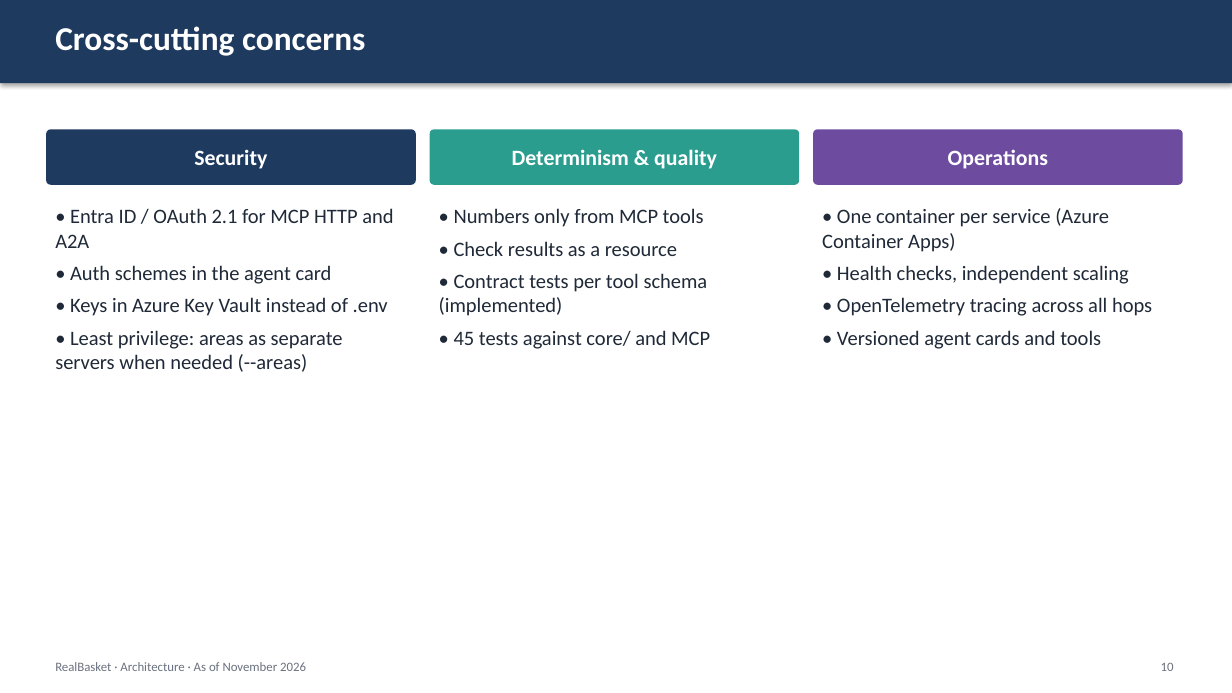
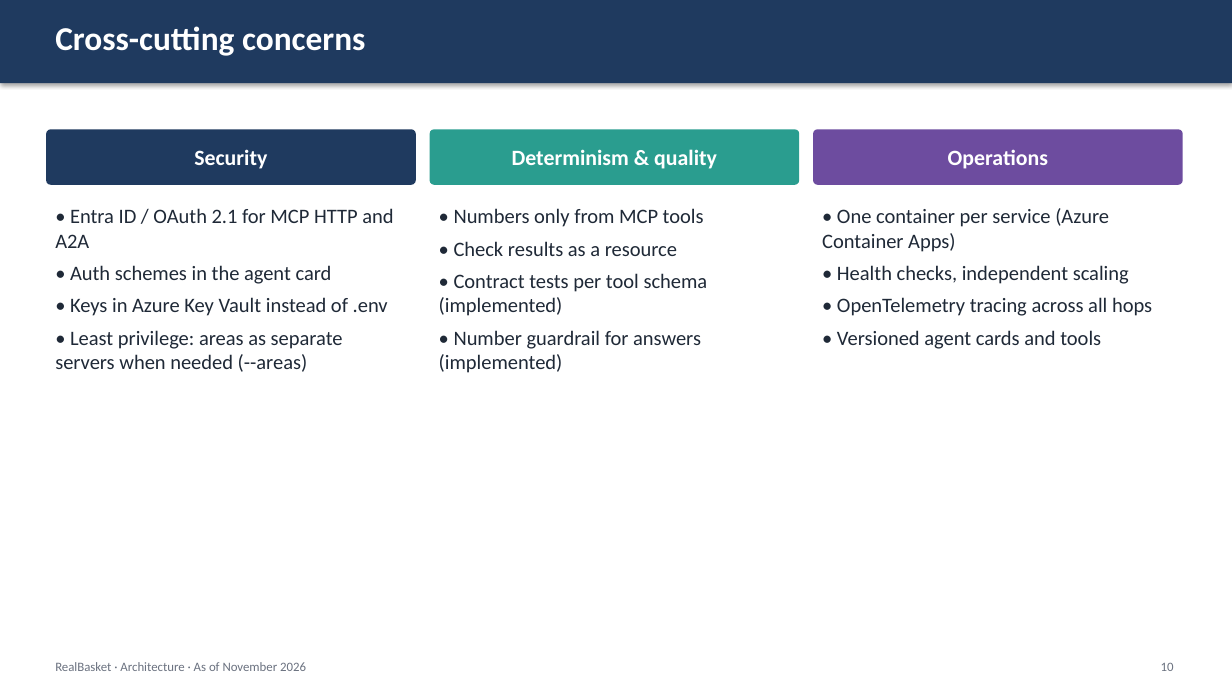
Before and after one commit to ValentinIliu1212/real-basket, a slide deck: slide 10 of docs/architecture/RealBasket_Architecture_Proposal_MCP_A2A.pptx. Drawn at 1232x693 pixels with LibreOffice and Linux fonts; fonts in the diff are those of the drawing. Boxes give left, top, right and bottom in pixels: in the first picture for what was removed or moved away, otherwise in the second. Text is boxed around its words. In the diff, an @@ line names an element or a change of style, - is before the commit and + after.

Commit message:
Review fixes: fixed base period, number guardrail, config checks, generated slide figures, CI
- Index always on the full series (base 11/2024): months no longer changes rates (13 gave 2,91 % instead of 2,93 %); YoY matched by date; weights normalised; explicit errors for unweighted/unknown input; invalid investigate_deviation level returns an error

- Number guardrail (agents/guardrail.py) flags unbacked figures in chat and CLI; prompt forbids derived numbers

- Collector sub-agent removed; get_prices returns a deterministic summary

- LLM provider validation (errors fail fast, warnings in sidebar/CLI); .env.example: OPENAI_API_KEY empty with Azure

- One group label 'Verkehr' (as in the source PDFs); deviation rounding documented

- Slide figures computed from the data at build time; decks rebuilt (de/en)

- ruff 0.17, GitHub Actions CI (ruff, pytest, deck build); README: known limitations, review decisions; 70 tests

```diff
--- a/docs/architecture/RealBasket_Architecture_Proposal_MCP_A2A.pptx
+++ b/docs/architecture/RealBasket_Architecture_Proposal_MCP_A2A.pptx
@@ text at box(439, 330, 701, 373): text changed @@
-• 45 tests against core/ and MCP
+• Number guardrail for answers (implemented)
```
Also in this commit, not shown: 3 other slides changed, 32 other files.
